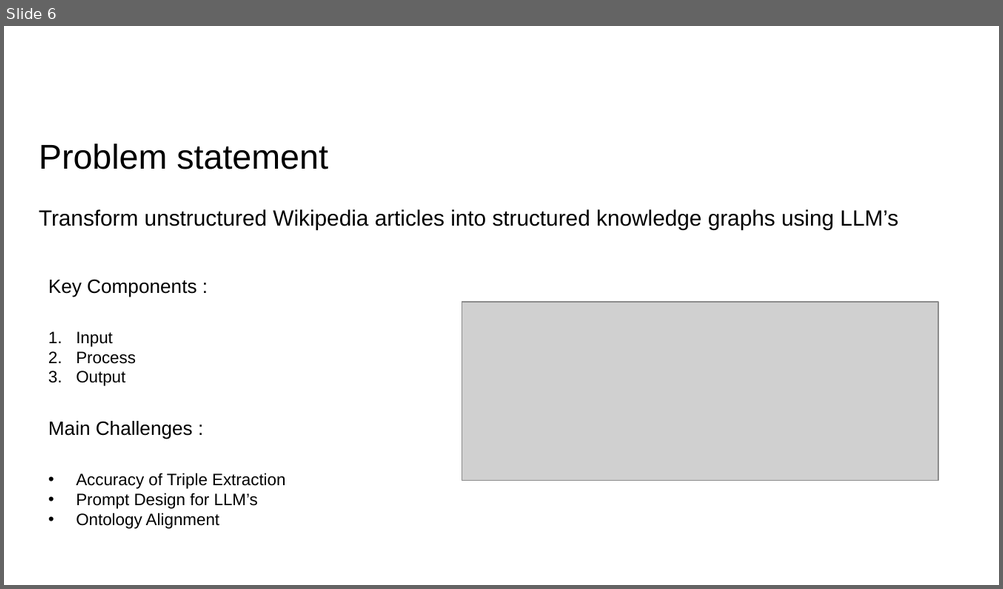
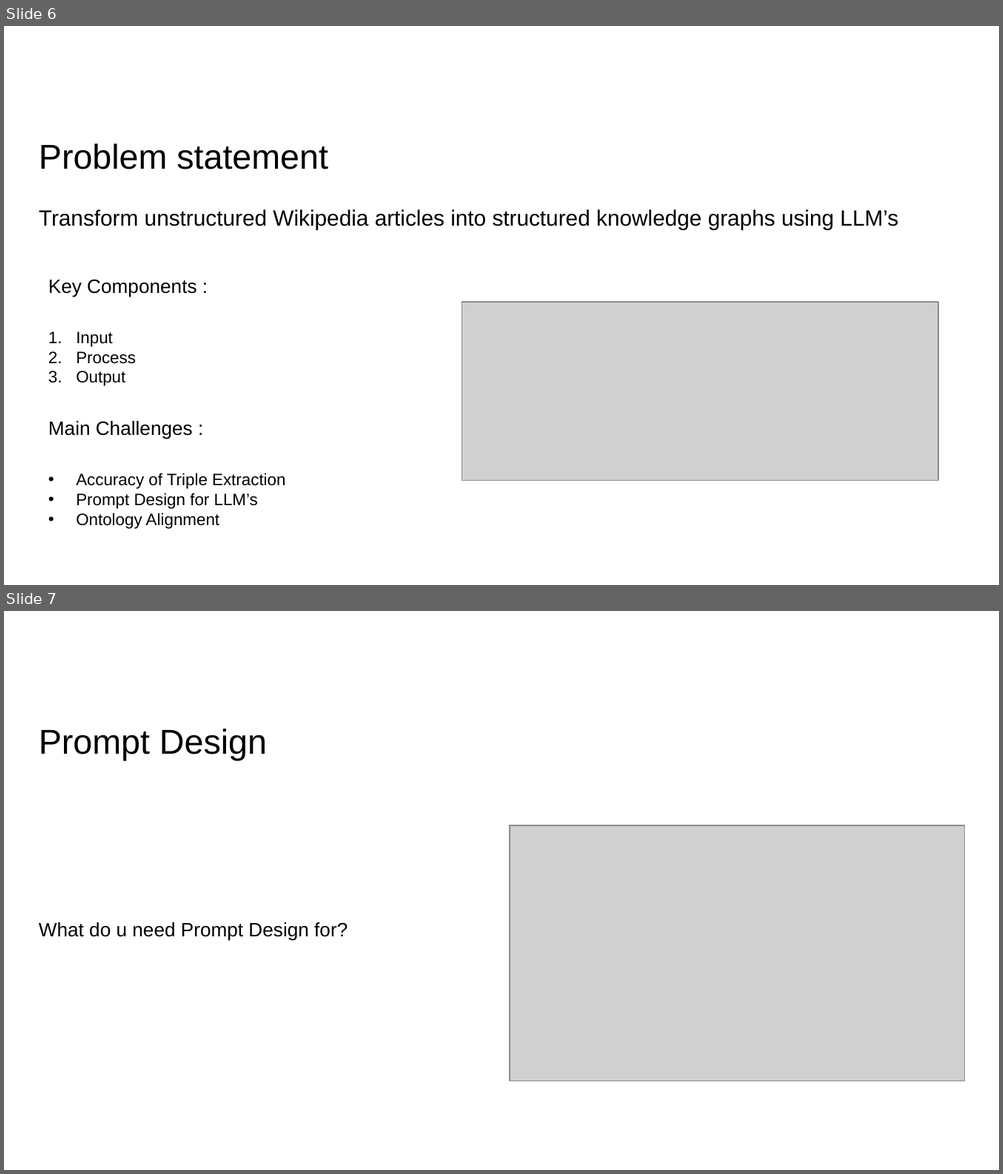
Before and after one commit to abraxas-dev/Knowledge-Graph-Creation-from-Text-with-LLMs, a slide deck: Mini-Project Presentation/mini-presentation.pptx. Shown one above the other, each under a label of ours: slide 6 before the commit, slides 6 and 7 after it. The pictures are 1003x589 and 1003x1174 pixels, drawn with LibreOffice and Linux fonts; fonts in the diff are those of the drawing; grey boxes stand for pictures; background and template pictures are left out. Boxes give left, top, right and bottom in pixels: in the first picture for what was removed or moved away, otherwise in the second. Text is boxed around its words. In the diff, an @@ line names an element or a change of style, - is before the commit and + after.

```diff
--- a/Mini-Project Presentation/mini-presentation.pptx
+++ b/Mini-Project Presentation/mini-presentation.pptx
@@ slide 7 added at bbox=[4, 611, 999, 1170], background #FFFFFF @@
@@ title added at bbox=[39, 729, 267, 760], 25 pt, text #000000 @@
+Prompt Design
@@ picture added at bbox=[509, 826, 964, 1082] @@
@@ text added at bbox=[39, 923, 347, 941], 14 pt, text #000000 @@
+What do u need Prompt Design for?
```
Also in this commit, not shown: 1 slide changed, 5 other slides added.
